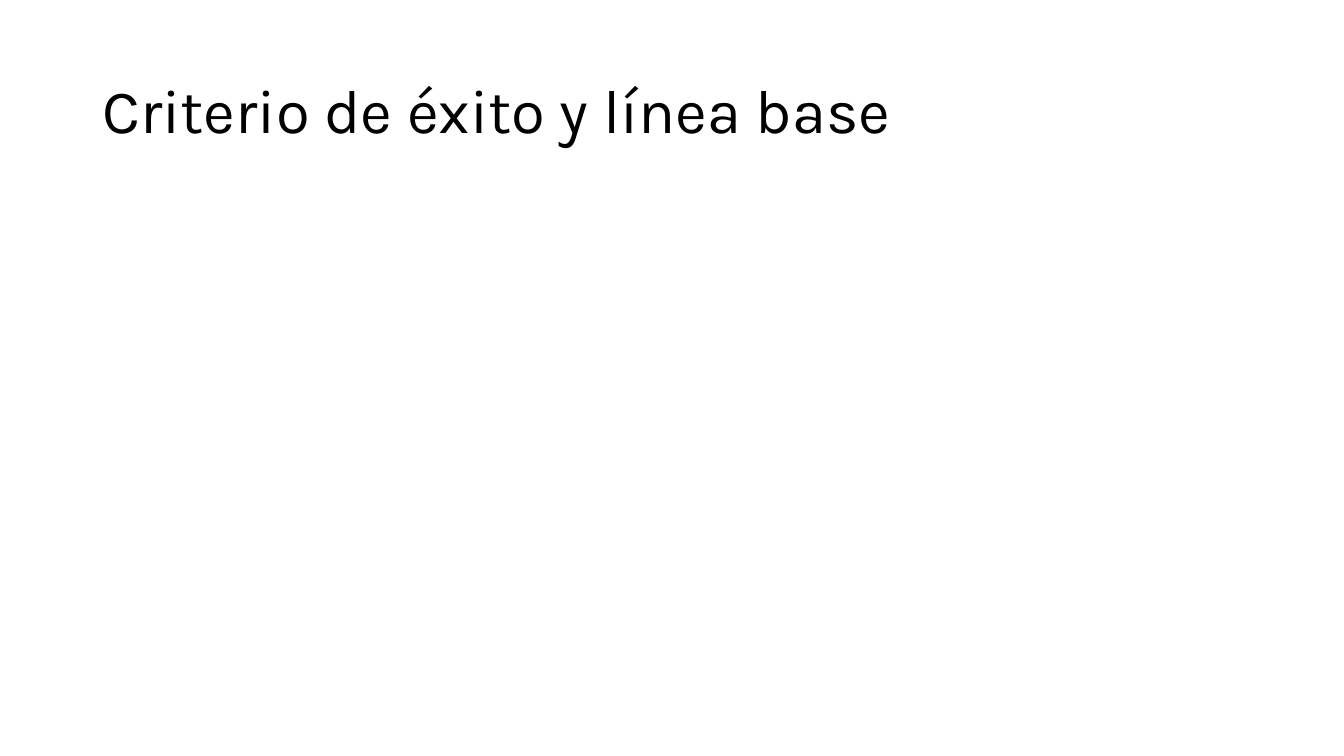
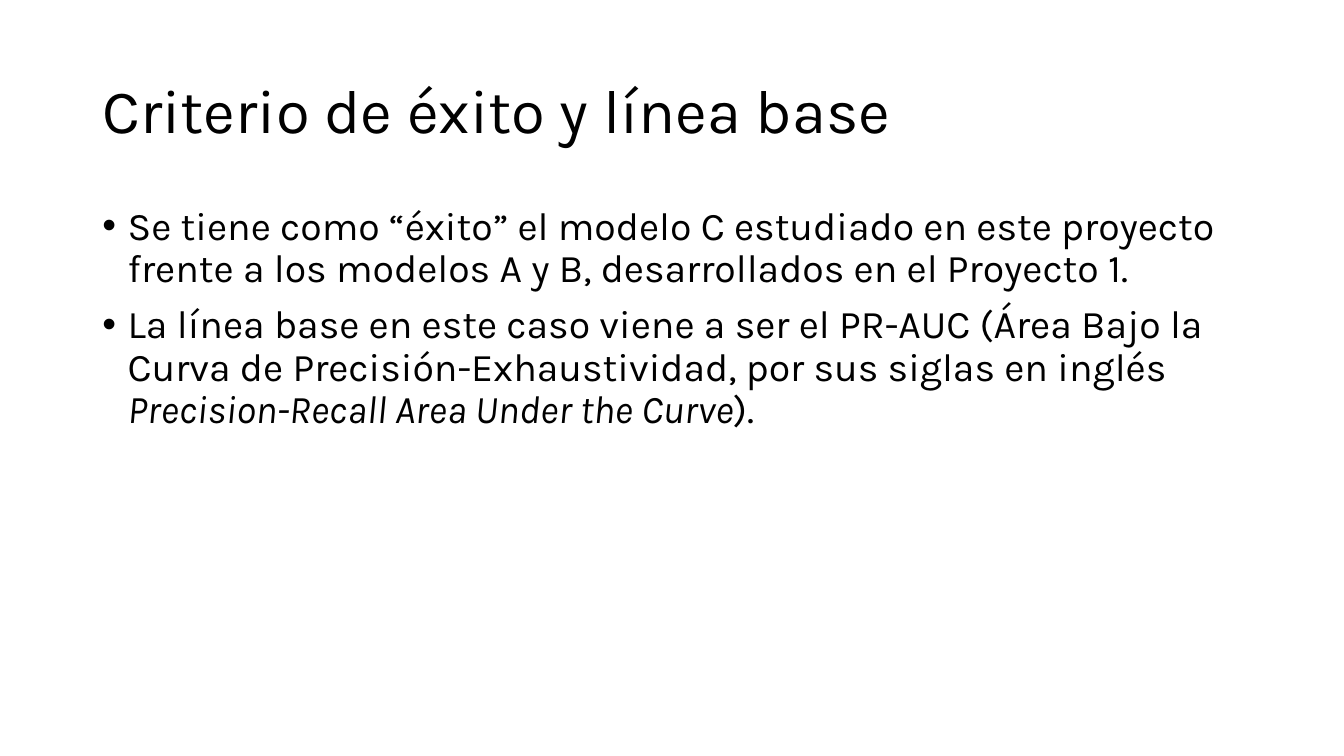
Before and after one commit to ricrod01/PROYECTO_4_DL, a slide deck: slide 10 of docs/Presentacion_Proyecto4.pptx. Drawn at 1344x756 pixels with LibreOffice and Linux fonts; fonts in the diff are those of the drawing. Boxes give left, top, right and bottom in pixels: in the first picture for what was removed or moved away, otherwise in the second. Text is boxed around its words. In the diff, an @@ line names an element or a change of style, - is before the commit and + after.

Commit message:
Criterio de exito y linea base agregado.

```diff
--- a/docs/Presentacion_Proyecto4.pptx
+++ b/docs/Presentacion_Proyecto4.pptx
@@ text added at bbox=[128, 210, 1214, 428], 28 pt, text #000000 @@
+• Se tiene como “éxito” el modelo C estudiado en este proyecto frente a los modelos A y B, desarrollados en el Proyecto 1.
+• La línea base en este caso viene a ser el PR-AUC (Área Bajo la Curva de Precisión-Exhaustividad, por sus siglas en inglés Precision-Recall Area Under the Curve).
```
